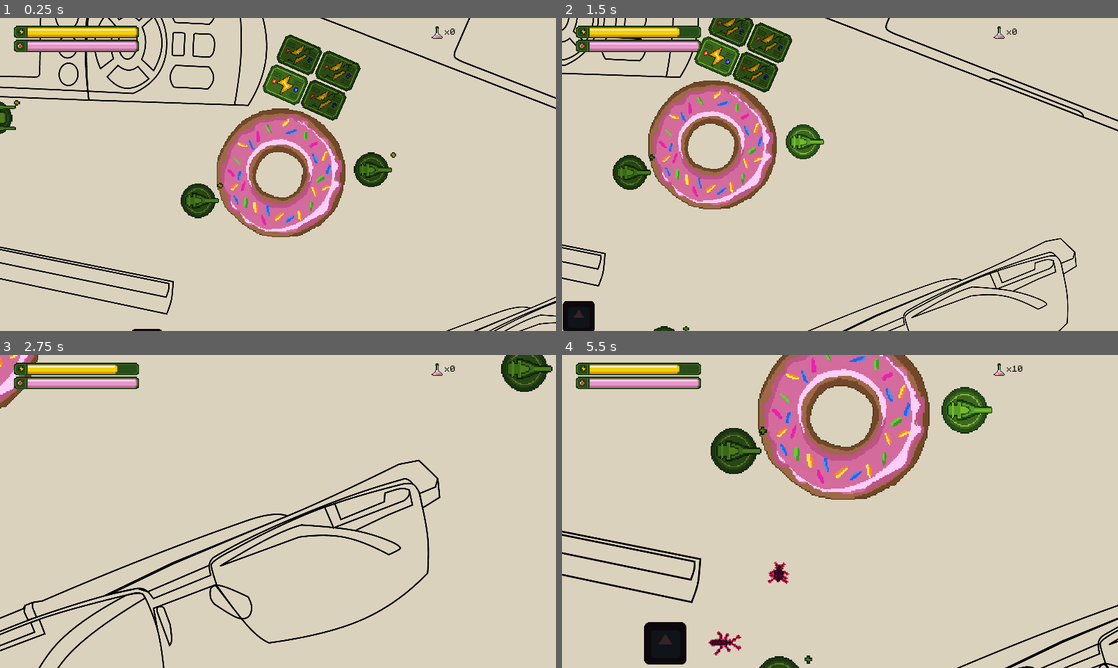
Above: before the commit, frames 1-4 (two rows, left to right).
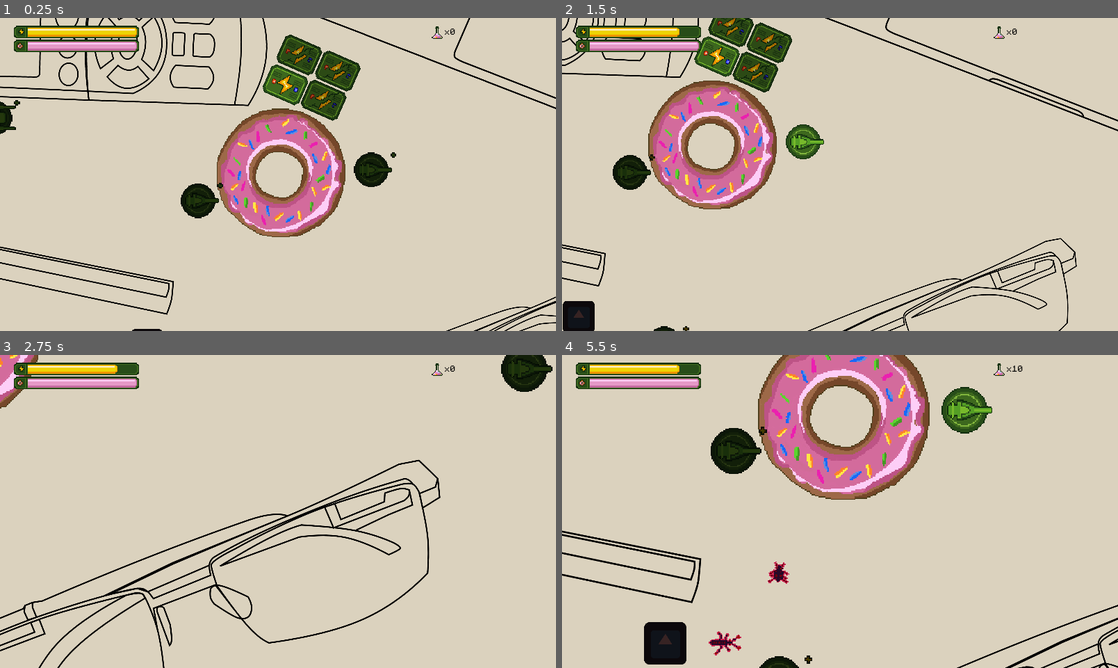
Above: after the commit, the same moments.

Repository: dmitriy-shmilo/gogodot-2021
Game: Godot game, scene res://game_screen/game_screen.tscn
Same seed, same stepped clock (60 frames per second), same inputs: the game is played once before the commit and once after it. The engine's default icon, where the game draws it, is replaced by a stand-in: a white triangle on a blue panel in a dark square. Sound files missing from this copy of the repository are replaced by a short silence.
Inputs (mouse positions are in pixels of both pictures, inside the frame that each line leads up to):
- Up to frame 1 (0.25 s): no input
- Up to frame 2 (1.5 s): tap Enter at 0.5 s; move the mouse to (934, 171) at 0.52 s; hold D (right) 0.53-1.28 s; hold Mouse wheel up (zoom_in) 0.53-1.28 s; click (934, 171) at 0.67 s; move the mouse to (578, 208) at 1.27 s; hold S (down) from 1.28 s (still down); tap Mouse wheel down (zoom_out) at 1.35 s; click (578, 208) at 1.42 s
- Up to frame 3 (2.75 s): move the mouse to (100, 589) at 2.02 s; release S (down) at 2.03 s; hold D (right) from 2.03 s (still down); hold Mouse wheel up (zoom_in) from 2.03 s (still down); click (100, 589) at 2.17 s
- Up to frame 4 (5.5 s): move the mouse to (1084, 367) at 2.77 s; release D (right) at 2.78 s; release Mouse wheel up (zoom_in) at 2.78 s; hold W (up) 2.78-3.53 s; tap Mouse wheel down (zoom_out) at 2.85, 4.35 s; click (1084, 367) at 2.92 s; move the mouse to (1006, 558) at 3.52 s; hold Mouse wheel up (zoom_in) 3.53-4.28 s; hold A (left) 3.53-5.03 s; move the mouse to (673, 464) at 4.27 s; move the mouse to (867, 511) at 5.02 s; hold S (down) from 5.03 s (still down); hold Mouse wheel up (zoom_in) from 5.03 s (still down); click (867, 511) at 5.17 s

The runs differ from the first frame. In frame 1, 1.1% of the frame differs, in the area x 0-72%, y 26-64%; in frame 2, 0.5%; in frame 3, 0.7%; in frame 4, 1.0%.

Commit message:
Shot sounds.

Diff:
--- a/src/game_screen/entities/towers/player_tower.gd
+++ b/src/game_screen/entities/towers/player_tower.gd
@@ -1,5 +1,10 @@
 extends Node2D
 class_name PlayerTower
+
+const SHOT_STREAMS = [
+	preload("res://assets/shot0.ogg"),
+	preload("res://assets/shot1.ogg")
+]
 
 enum TowerState {
 	INACTIVE,
@@ -21,6 +26,7 @@
 onready var _tower_sprite: Sprite = $"TowerContainer/TowerSprite"
 onready var _power_indicator: AnimatedSprite = $"PowerIndicator"
 onready var _shot_animation: AnimatedSprite = $"TowerContainer/ShotAnimation"
+onready var _shot_player: AudioStreamPlayer2D = $"ShotPlayer"
 
 var _target: EnemyUnit = null
 var _bullet_loaded = true
@@ -35,6 +41,7 @@
 	# TODO: for some reason animation has to
 	# play at least once before it's displayed
 	_shot_animation.play()
+	_shot_player.stream = SHOT_STREAMS[sprite_index]
 	_attack_timer.wait_time = 1.0 / variant.attack_rate
 	(_range_shape.shape as CircleShape2D).radius = variant.attack_range
 	_toggle_active(false)
@@ -71,6 +78,8 @@
 				_bullet_loaded = false
 				_shot_animation.visible = true
 				_shot_animation.play()
+				if not _shot_player.playing:
+					_shot_player.play()
 				_target.receive_damage(self, variant.damage)
 				_attack_timer.start()
 
@@ -107,7 +116,7 @@
 		return
 
 	_power_indicator.visible = true
-	modulate = Color.darkgray
+	modulate = Color(0.3, 0.3, 0.3)
 	_move_to_state(TowerState.INACTIVE)
 
 
@@ -188,3 +197,7 @@
 		_shot_animation.stop()
 		_shot_animation.frame = 0
 		_shot_animation.visible = false
+
+
+func _on_ShotPlayer_finished() -> void:
+	pass
--- a/src/game_screen/entities/towers/player_tower.tscn
+++ b/src/game_screen/entities/towers/player_tower.tscn
@@ -1,13 +1,15 @@
-[gd_scene load_steps=20 format=2]
+[gd_scene load_steps=24 format=2]
 
 [ext_resource path="res://game_screen/entities/towers/player_tower.gd" type="Script" id=1]
 [ext_resource path="res://util/state_label.tscn" type="PackedScene" id=2]
 [ext_resource path="res://assets/ui.png" type="Texture" id=3]
 [ext_resource path="res://assets/turrets.png" type="Texture" id=4]
 [ext_resource path="res://game_screen/entities/towers/tower_variant1.tres" type="Resource" id=5]
+[ext_resource path="res://assets/shot0.ogg" type="AudioStream" id=6]
 
 [sub_resource type="CircleShape2D" id=15]
 resource_local_to_scene = true
+radius = 1.0
 
 [sub_resource type="AtlasTexture" id=10]
 atlas = ExtResource( 4 )
@@ -41,6 +43,18 @@
 atlas = ExtResource( 4 )
 region = Rect2( 256, 0, 64, 64 )
 
+[sub_resource type="AtlasTexture" id=16]
+atlas = ExtResource( 4 )
+region = Rect2( 128, 0, 64, 64 )
+
+[sub_resource type="AtlasTexture" id=17]
+atlas = ExtResource( 4 )
+region = Rect2( 192, 0, 64, 64 )
+
+[sub_resource type="AtlasTexture" id=18]
+atlas = ExtResource( 4 )
+region = Rect2( 256, 0, 64, 64 )
+
 [sub_resource type="SpriteFrames" id=9]
 animations = [ {
 "frames": [ SubResource( 10 ), SubResource( 11 ), SubResource( 12 ), SubResource( 13 ), SubResource( 14 ), null, null, null, null, null ],
@@ -48,7 +62,7 @@
 "name": "shot1",
 "speed": 10.0
 }, {
-"frames": [ SubResource( 6 ), SubResource( 7 ), SubResource( 8 ) ],
+"frames": [ SubResource( 6 ), SubResource( 7 ), SubResource( 8 ), SubResource( 16 ), SubResource( 17 ), SubResource( 18 ) ],
 "loop": true,
 "name": "shot0",
 "speed": 10.0
@@ -122,10 +136,15 @@
 visible = false
 position = Vector2( 25.7153, -16.7432 )
 frames = SubResource( 5 )
+frame = 1
 playing = true
 
 [node name="AttackTimer" type="Timer" parent="."]
 one_shot = true
+
+[node name="ShotPlayer" type="AudioStreamPlayer2D" parent="."]
+stream = ExtResource( 6 )
+bus = "Sfx"
 
 [connection signal="body_entered" from="RangeArea" to="." method="_on_RangeArea_body_entered"]
 [connection signal="body_exited" from="RangeArea" to="." method="_on_RangeArea_body_exited"]
@@ -134,3 +153,4 @@
 [connection signal="mouse_entered" from="ClickArea" to="." method="_on_ClickArea_mouse_entered"]
 [connection signal="mouse_exited" from="ClickArea" to="." method="_on_ClickArea_mouse_exited"]
 [connection signal="timeout" from="AttackTimer" to="." method="_on_AttackTimer_timeout"]
+[connection signal="finished" from="ShotPlayer" to="." method="_on_ShotPlayer_finished"]
Not shown, added: src/assets/shot0.ogg.import
Not shown, added: src/assets/shot1.ogg.import
Not shown, added: README.md
Not shown, added: src/assets/shot0.ogg
Not shown, added: src/assets/shot1.ogg
